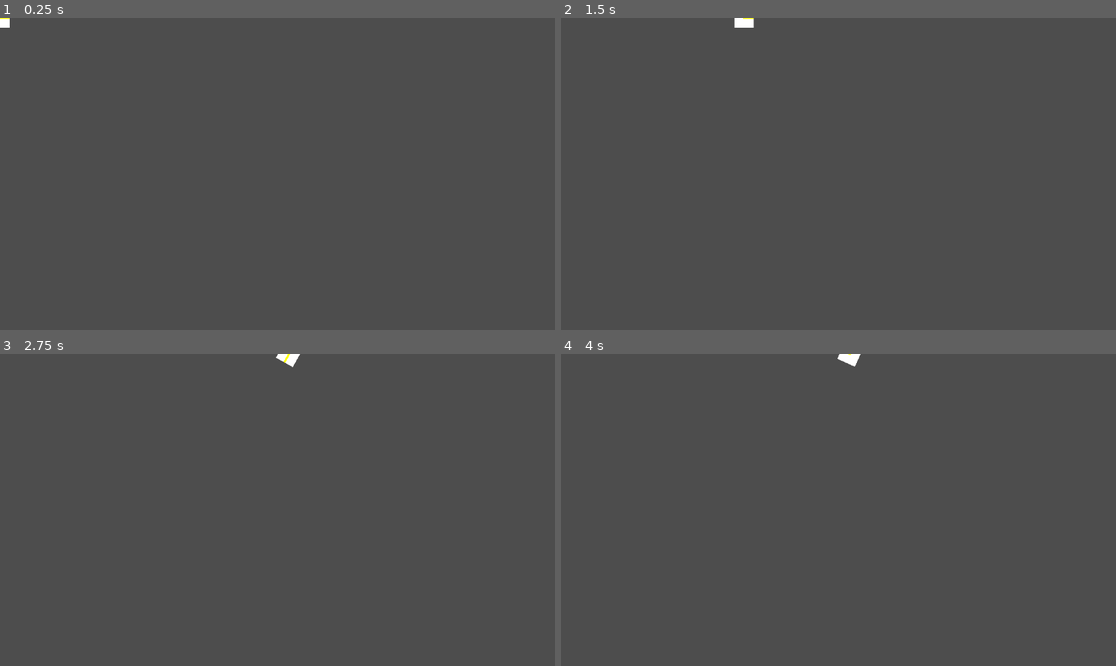
Above: before the commit, frames 1-4 (two rows, left to right).
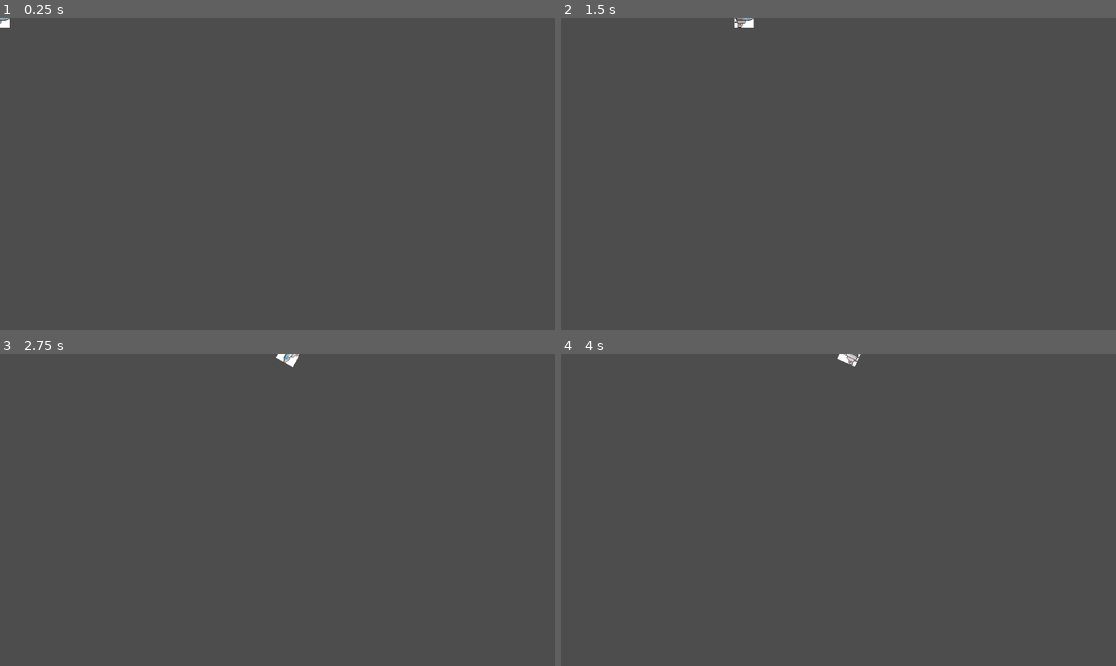
Above: after the commit, the same moments.

Repository: GreatSandwiches/Orbital-Obliteration
Game: Godot game, scene res://player1.tscn
Two runs of this game, one before a commit and one after it. Both use one fixed random seed, a clock stepped at 60 frames per second and the inputs below. Before the commit the project has no main scene; this scene is started directly in both runs.
Inputs:
- Up to frame 1 (0.25 s): no input
- Up to frame 2 (1.5 s): tap Enter at 0.5 s; hold Up (ui_up) from 0.53 s (still down)
- Up to frame 3 (2.75 s): release Up (ui_up) at 2.03 s; hold Left (ui_left) from 2.03 s (still down)
- Up to frame 4 (4 s): release Left (ui_left) at 3.53 s; hold Down (ui_down) from 3.53 s (still down)

The runs differ from the first frame. In frame 1, less than 0.1% of the frame differs, in the area x 0-2%, y 0-3%; in frame 2, less than 0.1%; in frame 3, less than 0.1%; in frame 4, less than 0.1%, in the area x 50-54%, y 0-4%.

Commit message:
adding sprite

Diff:
--- a/player1.tscn
+++ b/player1.tscn
@@ -1,6 +1,7 @@
-[gd_scene load_steps=3 format=3 uid="uid://cko4ofiuwlv6j"]
+[gd_scene load_steps=4 format=3 uid="uid://cko4ofiuwlv6j"]
 
 [ext_resource type="Script" path="res://player1.gd" id="1_ni2rt"]
+[ext_resource type="Texture2D" uid="uid://by7q18s3bfad0" path="res://shuttle2.png" id="2_4i48j"]
 
 [sub_resource type="RectangleShape2D" id="RectangleShape2D_hf56h"]
 size = Vector2(40, 40)
@@ -25,3 +26,9 @@
 offset_bottom = 2.0
 color = Color(1, 1, 0, 1)
 metadata/_edit_use_anchors_ = true
+
+[node name="Sprite2D" type="Sprite2D" parent="."]
+position = Vector2(-1.07718e-11, -5.96046e-08)
+rotation = 1.56921
+scale = Vector2(0.769231, 0.807692)
+texture = ExtResource("2_4i48j")
--- a/project.godot
+++ b/project.godot
@@ -11,5 +11,6 @@
 [application]
 
 config/name="Orbital-obliteration"
+run/main_scene="res://player1.tscn"
 config/features=PackedStringArray("4.2", "Forward Plus")
 config/icon="res://icon.svg"
